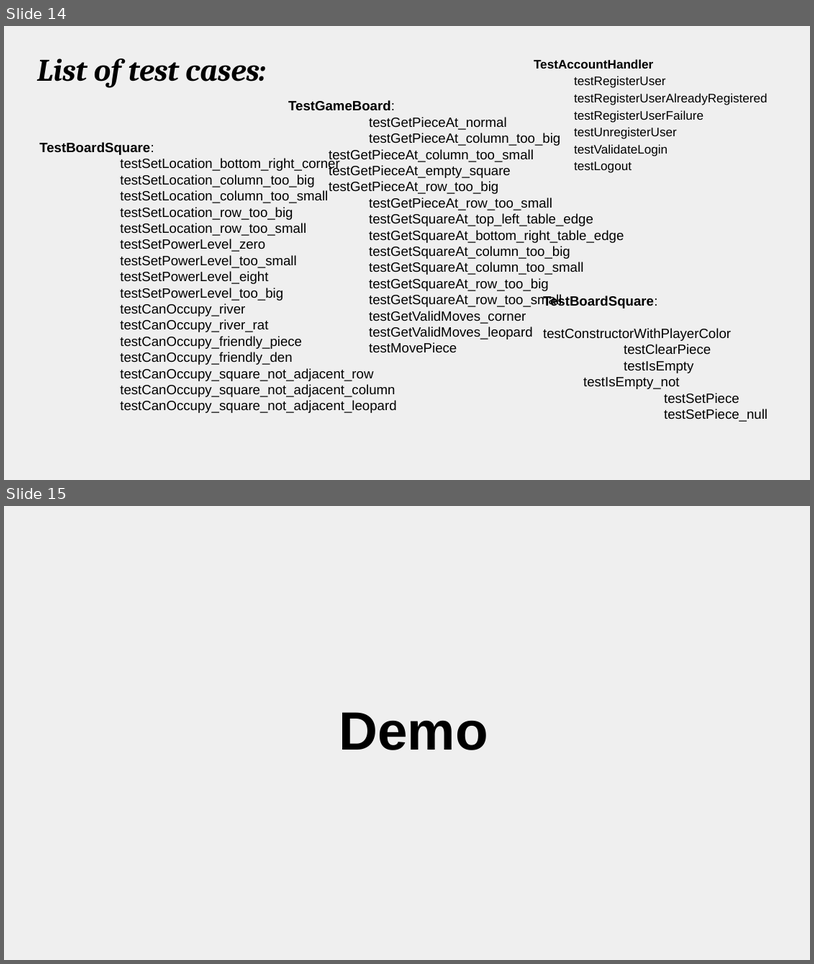
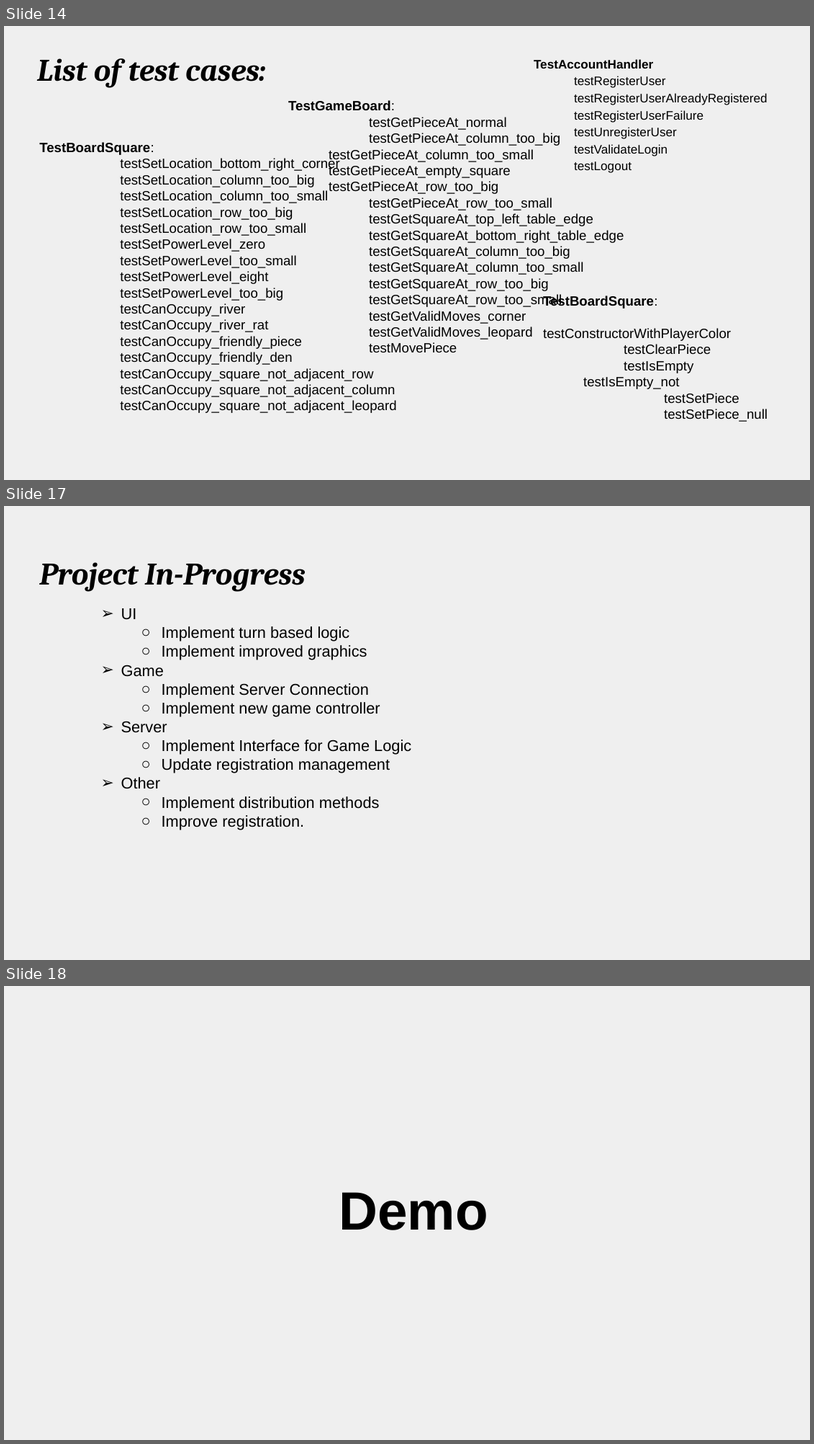
Before and after one commit to amgunden/cs414-f17-301-chessire-coders, a slide deck: documentation/P3 Presentation.pptx. Shown one above the other, each under a label of ours: slides 14 and 15 before the commit, slides 14, 17 and 18 after it; the slides between them are not shown. The pictures are 814x964 and 814x1444 pixels, drawn with LibreOffice and Linux fonts; fonts in the diff are those of the drawing. Boxes give left, top, right and bottom in pixels: in the first picture for what was removed or moved away, otherwise in the second. Text is boxed around its words. In the diff, an @@ line names an element or a change of style, - is before the commit and + after.

```diff
--- a/documentation/P3 Presentation.pptx
+++ b/documentation/P3 Presentation.pptx
@@ slide 17 added at (x1=4, y1=506, x2=810, y2=960), background #EFEFEF @@
@@ title added at (x1=39, y1=562, x2=306, y2=592), 28 pt, text #000000, bold, italic @@
+Project In-Progress
@@ text added at (x1=121, y1=608, x2=412, y2=830), 14 pt, text #000000 @@
+➢ UI
+  ○ Implement turn based logic
+  ○ Implement improved graphics
+➢ Game
+  ○ Implement Server Connection
+  ○ Implement new game controller
+➢ Server
+  ○ Implement Interface for Game Logic
+  ○ Update registration management
+➢ Other
+  ○ Implement distribution methods
+  ○ Improve registration.
@@ what was slide 15 is now slide 18 @@
```
Also in this commit, not shown: 6 slides changed, 2 other slides added, 1 other file.
